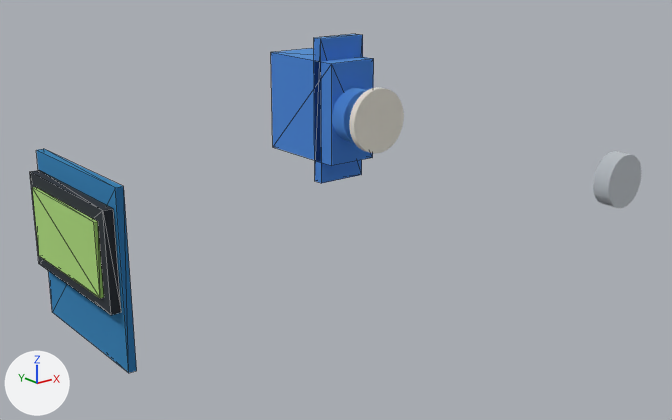
An edit to the glTF model diseño_maqueta/outputs/fase2_cuerpo_componentes.glb, drawn before and after from the same camera.
Rendered twice from a 50 mm camera at (-0.0917, -0.1239, 0.1434) aimed at (0.008, 0.0008, 0.0935). The lights are fixed; the arrows at lower left show +X, +Y and +Z. The picture after the commit comes second. Mesh edges are drawn as thin lines on the coarser meshes. Where no turn or scale is listed for an object, it has been applied to the vertices. Vertices at exactly the same position are counted once.

Names of what the first picture shows: '=>[0:1:1:12]', '=>[0:1:1:14]', '=>[0:1:1:16]', '=>[0:1:1:18]', '=>[0:1:1:20]', '=>[0:1:1:4]', '=>[0:1:1:6]', '=>[0:1:1:8]'.
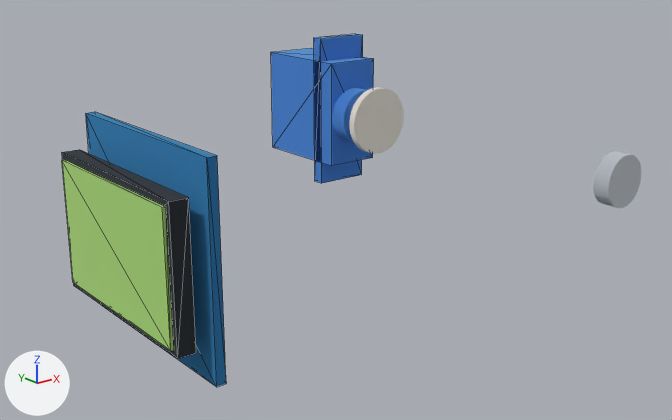
Boxes (x1, y1, x2, y2) around the edits, measured in the pictures (672 x 420 px):
'=>[0:1:1:16]', reshaped, moved (38% wider, 23% taller)
    before: (36, 149, 137, 373)
    after: (86, 112, 226, 387)
'=>[0:1:1:20]', moved, rescaled (55% wider, 71% taller)
    before: (32, 187, 104, 298)
    after: (62, 160, 174, 351)
'=>[0:1:1:18]', reshaped, moved (47% wider, 44% taller)
    before: (30, 170, 121, 315)
    after: (62, 150, 196, 359)

Patch to the scene script:
```diff
--- a/diseño_maqueta/outputs/fase2_cuerpo_componentes.glb.py
+++ b/diseño_maqueta/outputs/fase2_cuerpo_componentes.glb.py
@@ me_solid_006 @@
 # used by ob_0_1_1_16; location = (-0.0406, -0.0135, 0.0825)
-me_solid_006.from_pydata(...)  # 8 vertices, 12 faces; spans x 0.0..0.0012, y 0.0..0.027, z 0.0..0.027
+me_solid_006.from_pydata(...)  # 8 vertices, 12 faces; spans x 0.0..0.0016, y 0.0..0.038, z 0.0..0.034
+# me_solid_006 part 1
+# 7 vertices are removed from x 0.0..0.0012, y 0.0..0.027, z 0.0..0.027
+# 12 faces are deleted
+# 7 vertices are added at x 0.0..0.0016, y 0.0..0.038, z 0.0..0.034
+# 12 new faces join them
 me_solid_006.materials.append(mat_mat_3)
@@ me_solid_007 @@
 # used by ob_0_1_1_18; location = (-0.0422, -0.0127, 0.0915)
-me_solid_007.from_pydata(...)  # 8 vertices, 12 faces; spans x 0.0..0.0015, y 0.0..0.0255, z 0.0..0.015
+me_solid_007.from_pydata(...)  # 8 vertices, 12 faces; spans x 0.0..0.003, y 0.0..0.035, z 0.0..0.023
+# me_solid_007 part 2
+# 7 vertices are removed from x 0.0..0.0015, y 0.0..0.0255, z 0.0..0.015
+# 12 faces are deleted
+# 7 vertices are added at x 0.0..0.003, y 0.0..0.035, z 0.0..0.023
+# 12 new faces join them
 me_solid_007.materials.append(mat_mat_4)
@@ me_solid_008 @@
 # used by ob_0_1_1_20; location = (-0.0428, -0.0108, 0.0935)
-me_solid_008.from_pydata(...)  # 8 vertices, 12 faces; spans x 0.0..0.0006, y 0.0..0.0217, z 0.0..0.011
+me_solid_008.from_pydata(...)  # 8 vertices, 12 faces; spans x 0.0..0.0006, y 0.0..0.033, z 0.0..0.021
+# me_solid_008 part 3: the whole mesh is scaled about the mesh origin by (1, 1.52, 1.91)
 me_solid_008.materials.append(mat_mat_5)
@@ ob_0_1_1_16 @@
 ob_0_1_1_16 = bpy.data.objects.new('=>[0:1:1:16]', me_solid_006)
-ob_0_1_1_16.location = (-0.0406, -0.0135, 0.0825)
+ob_0_1_1_16.location = (-0.0298, -0.019, 0.079)
@@ ob_0_1_1_18 @@
 ob_0_1_1_18 = bpy.data.objects.new('=>[0:1:1:18]', me_solid_007)
-ob_0_1_1_18.location = (-0.0422, -0.0127, 0.0915)
+ob_0_1_1_18.location = (-0.035, -0.0175, 0.0845)
@@ ob_0_1_1_20 @@
 ob_0_1_1_20 = bpy.data.objects.new('=>[0:1:1:20]', me_solid_008)
-ob_0_1_1_20.location = (-0.0428, -0.0108, 0.0935)
+ob_0_1_1_20.location = (-0.0355, -0.0165, 0.0855)
```
